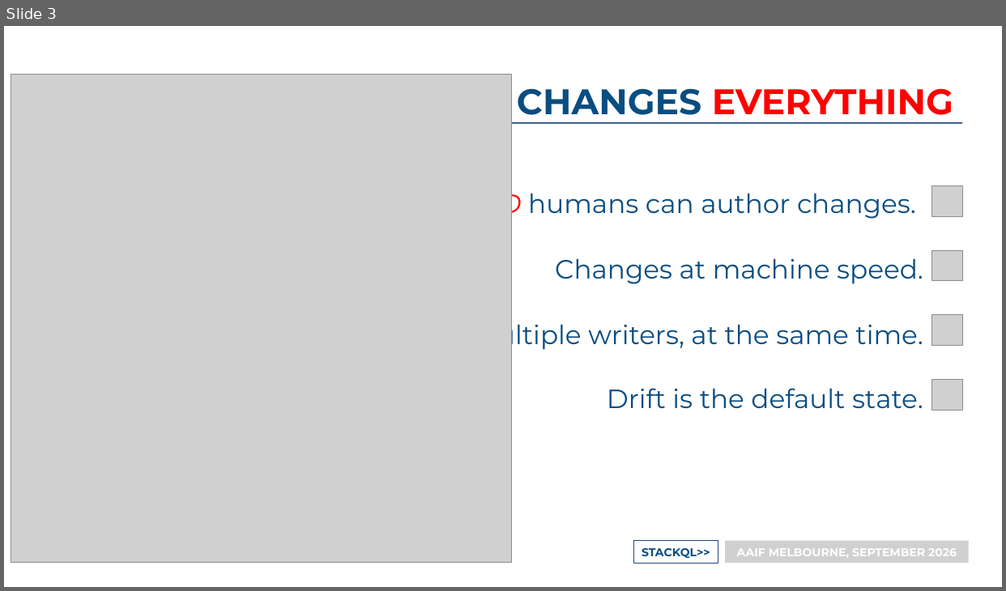
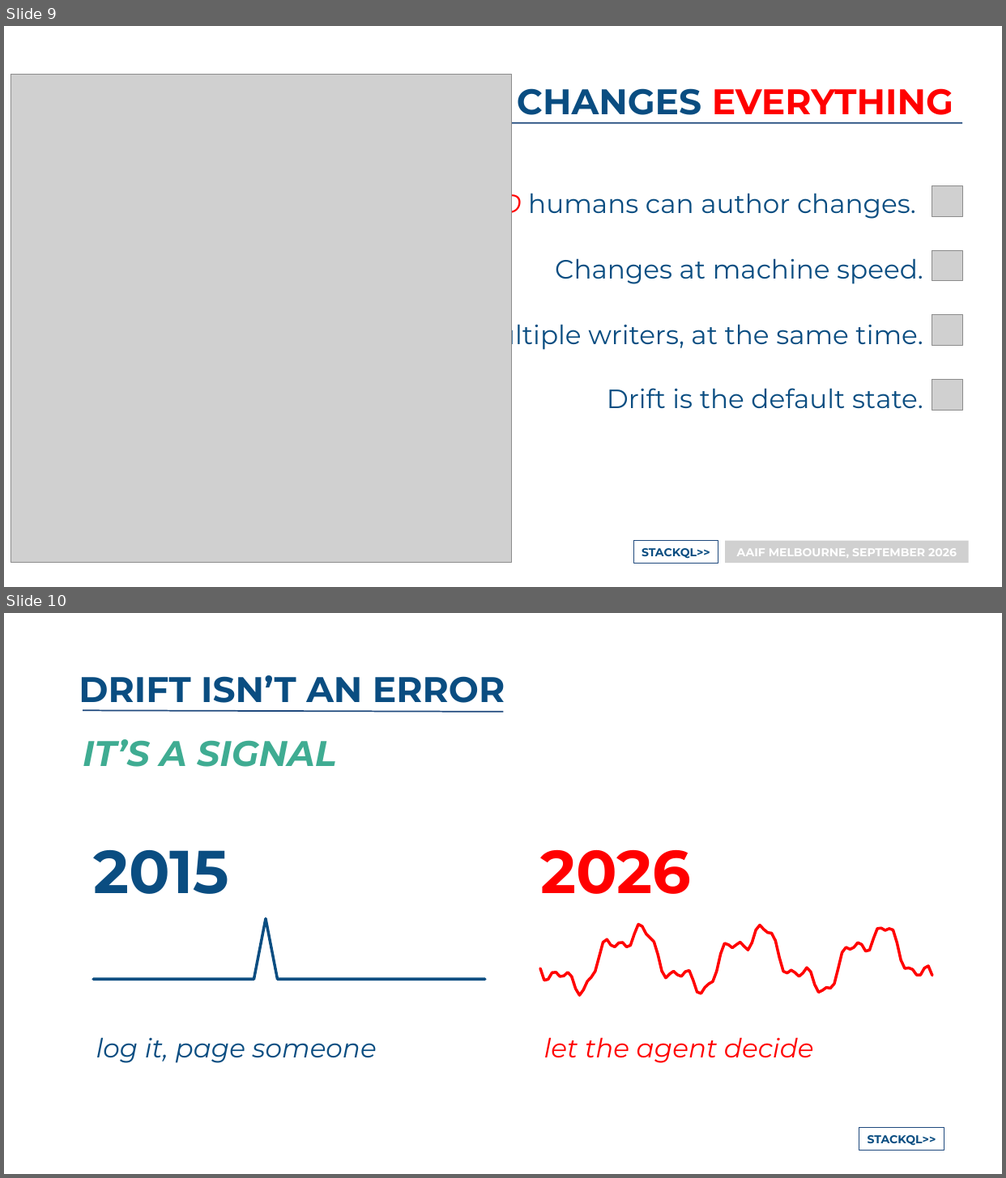
Before and after one commit to stackql-labs/agentic-platform-engineering, a slide deck: 12-26 AI Engineer/presentation/Query Before Mutation - AI Engineer Sydney 2026.pptx. Shown one above the other, each under a label of ours: slide 3 before the commit, slides 9 and 10 after it. The pictures are 1006x591 and 1006x1178 pixels, drawn with LibreOffice and Linux fonts; fonts in the diff are those of the drawing; grey boxes stand for pictures. Boxes give left, top, right and bottom in pixels: in the first picture for what was removed or moved away, otherwise in the second. Text is boxed around its words. In the diff, an @@ line names an element or a change of style, - is before the commit and + after.

```diff
--- a/12-26 AI Engineer/presentation/Query Before Mutation - AI Engineer Sydney 2026.pptx
+++ b/12-26 AI Engineer/presentation/Query Before Mutation - AI Engineer Sydney 2026.pptx
@@ slide 10 added at <box>4,613,1002,1174</box>, background #FFFFFF @@
@@ text added at <box>79,675,505,711</box>, 56.5 pt, text #0A4D81, bold @@
+DRIFT ISN’T AN ERROR
@@ line added from (83, 710) to (504, 712), #1F497D 2.25 pt @@
@@ text added at <box>83,739,336,767</box>, 56.5 pt, text #3FAC92, bold, italic @@
+IT’S A SIGNAL
@@ text added at <box>93,850,229,894</box>, 96 pt, text #0A4D81, bold @@
+2015
@@ text added at <box>540,850,691,894</box>, 96 pt, text #FF0000, bold @@
+2026
@@ freeform shape added at <box>93,910,485,1009</box>, outline #0A4D81 4.5 pt @@
@@ freeform shape added at <box>540,910,932,1009</box>, outline #FF0000 4.5 pt @@
@@ text added at <box>96,1037,377,1063</box>, 42 pt, text #0A4D81, italic @@
+log it, page someone
@@ text added at <box>544,1037,814,1063</box>, 42 pt, text #FF0000, italic @@
+let the agent decide
@@ rectangle added at <box>859,1127,944,1150</box>, outline #1F497D 1.5 pt, 18 pt, text #0A4D81, bold @@
+STACKQL>>
@@ what was slide 3 is now slide 9 @@
```
Also in this commit, not shown: 9 other slides added, 1 slide removed, 1 other file.
